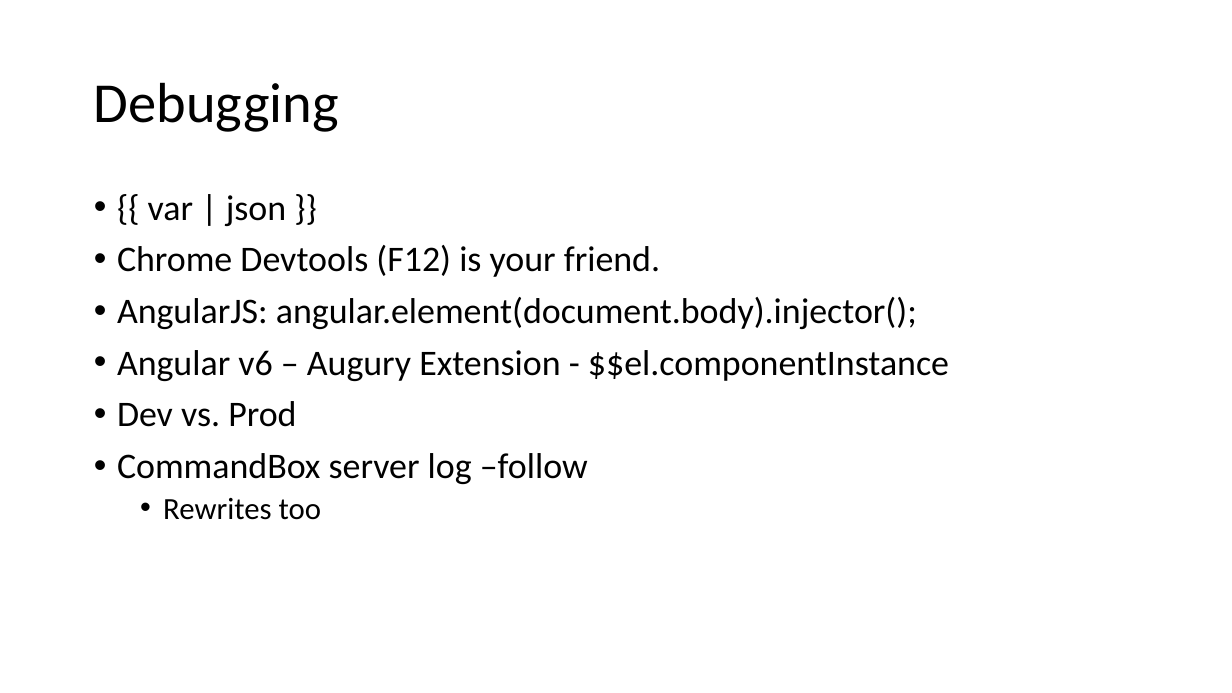
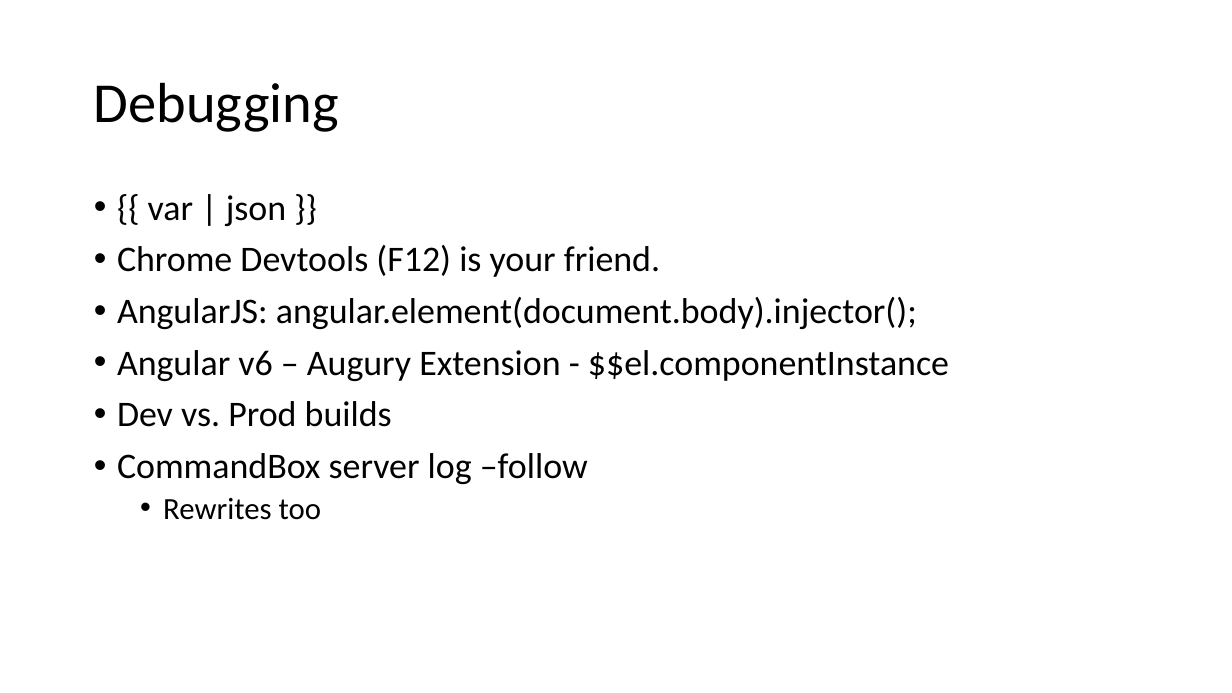
Before and after one commit to jkutzfla/cf2018demo, a slide deck: slide 62 of www/docs/Angular4CFDevs_jkutzfla_2018.pptx (slide 65 before the commit). Drawn at 1232x693 pixels with LibreOffice and Linux fonts; fonts in the diff are those of the drawing. Boxes give left, top, right and bottom in pixels: in the first picture for what was removed or moved away, otherwise in the second. Text is boxed around its words. In the diff, an @@ line names an element or a change of style, - is before the commit and + after.

```diff
--- a/www/docs/Angular4CFDevs_jkutzfla_2018.pptx
+++ b/www/docs/Angular4CFDevs_jkutzfla_2018.pptx
@@ text at (x1=117, y1=401, x2=392, y2=427): text changed @@
-• Dev vs. Prod
+• Dev vs. Prod builds
```
Also in this commit, not shown: 3 other slides changed, 3 slides removed.
